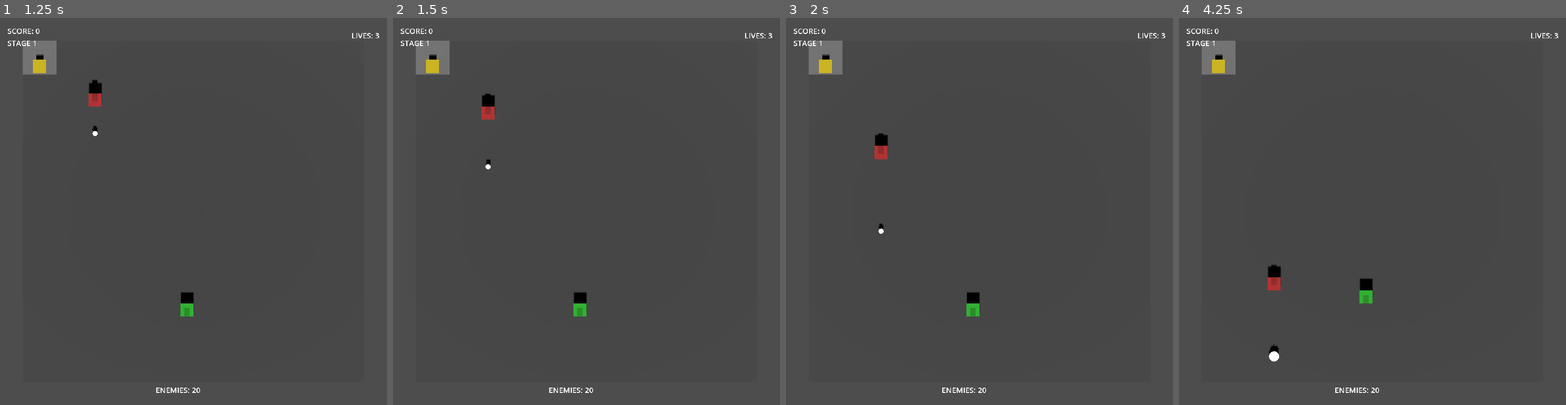
Above: before the commit, frames 1-4 (left to right).
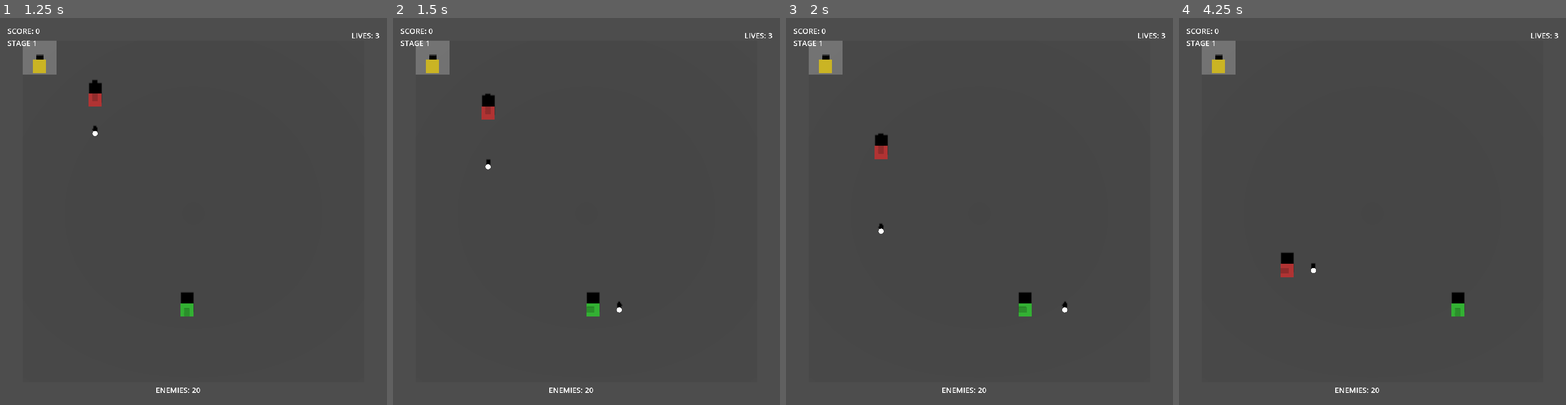
Above: after the commit, the same moments.

Repository: matibat/TANKS1990
Game: Godot game, scene res://scenes3d/game_3d_ddd.tscn
The game is run twice, just before and just after one commit, with the same random seed, the same clock (stepped at 60 frames per second) and the same inputs.
Inputs (mouse positions are in pixels of both pictures, inside the frame that each line leads up to):
- Up to frame 1 (1.25 s): click "Start Game" at 0.5 s
- Up to frame 2 (1.5 s): tap Enter at 1.25 s; move the mouse to (671, 192) at 1.27 s; hold D (move_right) from 1.28 s (still down); hold Space (fire) from 1.28 s (still down); click (671, 192) at 1.42 s
- Up to frame 3 (2 s): keep holding D (move_right); keep holding Space (fire)
- Up to frame 4 (4.25 s): move the mouse to (1295, 230) at 2.02 s; release D (move_right) at 2.03 s; release Space (fire) at 2.03 s; hold S (move_down) 2.03-2.78 s; tap Space (fire) at 2.1, 3.6 s; move the mouse to (1411, 126) at 2.77 s; hold D (move_right) 2.78-3.53 s; hold Space (fire) 2.78-3.53 s; move the mouse to (1353, 288) at 3.52 s; hold W (move_up) from 3.53 s (still down); click (1353, 288) at 3.67 s

Frame 1 is identical in both runs. In frame 2, 0.4% of the frame differs, in the area x 46-60%, y 70-78%; in frame 3, 0.4%; in frame 4, 1.0%, in the area x 22-74%, y 60-89%.

Commit message:
fix: revert input to is_action_pressed for continuous movement
- Change movement inputs back to is_action_pressed for continuous holding
- Keep fire as is_action_pressed (was changed back)
- This allows continuous movement while holding keys
- Input buffering is achieved through frequent polling (60 FPS)

Diff:
--- a/src/adapters/input_adapter.gd
+++ b/src/adapters/input_adapter.gd
@@ -15,21 +15,21 @@
 	var commands: Array = []
 
 	# Check movement input (only one direction at a time, priority: up > down > left > right)
-	if Input.is_action_just_pressed("move_up"):
+	if Input.is_action_pressed("move_up"):
 		var direction = Direction.create(Direction.UP)
 		commands.append(MoveCommand.create(tank_id, direction, frame))
-	elif Input.is_action_just_pressed("move_down"):
+	elif Input.is_action_pressed("move_down"):
 		var direction = Direction.create(Direction.DOWN)
 		commands.append(MoveCommand.create(tank_id, direction, frame))
-	elif Input.is_action_just_pressed("move_left"):
+	elif Input.is_action_pressed("move_left"):
 		var direction = Direction.create(Direction.LEFT)
 		commands.append(MoveCommand.create(tank_id, direction, frame))
-	elif Input.is_action_just_pressed("move_right"):
+	elif Input.is_action_pressed("move_right"):
 		var direction = Direction.create(Direction.RIGHT)
 		commands.append(MoveCommand.create(tank_id, direction, frame))
 
 	# Check fire input
-	if Input.is_action_just_pressed("fire"):
+	if Input.is_action_pressed("fire"):
 		commands.append(FireCommand.create(tank_id, frame))
 
 	return commands
@@ -42,20 +42,20 @@
 	var commands: Array = []
 
 	# Check WASD movement
-	if Input.is_action_just_pressed("ui_up"):
+	if Input.is_action_pressed("ui_up"):
 		var direction = Direction.create(Direction.UP)
 		commands.append(MoveCommand.create(tank_id, direction, frame))
-	elif Input.is_action_just_pressed("ui_down"):
+	elif Input.is_action_pressed("ui_down"):
 		var direction = Direction.create(Direction.DOWN)
 		commands.append(MoveCommand.create(tank_id, direction, frame))
-	elif Input.is_action_just_pressed("ui_left"):
+	elif Input.is_action_pressed("ui_left"):
 		var direction = Direction.create(Direction.LEFT)
 		commands.append(MoveCommand.create(tank_id, direction, frame))
-	elif Input.is_action_just_pressed("ui_right"):
+	elif Input.is_action_pressed("ui_right"):
 		var direction = Direction.create(Direction.RIGHT)
 		commands.append(MoveCommand.create(tank_id, direction, frame))
 
-	if Input.is_action_just_pressed("fire"):
+	if Input.is_action_pressed("fire"):
 		commands.append(FireCommand.create(tank_id, frame))
 
 	return commands
